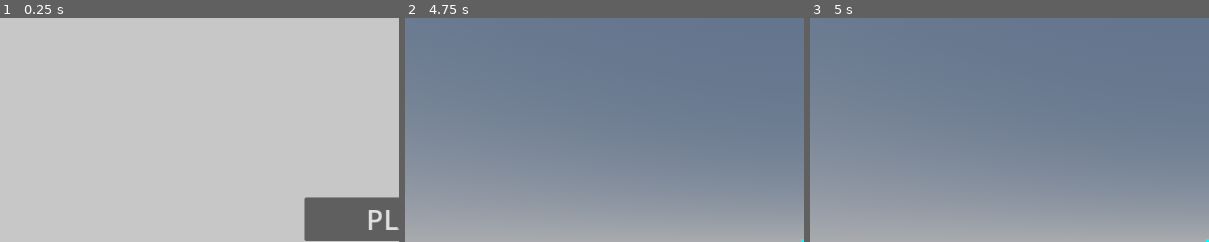
Above: before the commit, frames 1-3 (left to right).
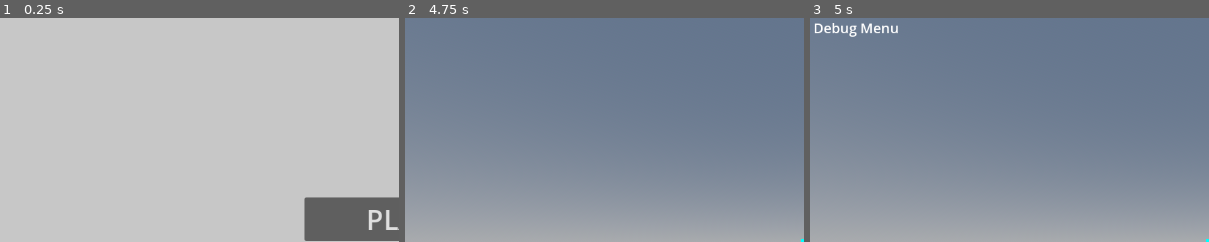
Above: after the commit, the same moments.

Repository: piperinnshall/cgra359-technology-demonstration
Game: Godot game, scene res://src/scenes/main.tscn
Same seed, same stepped clock (60 frames per second), same inputs: the game is played once before the commit and once after it.
Inputs (mouse positions are % of the whole screen's width and height, from its top left):
- Up to frame 1 (0.25 s): no input
- Up to frame 2 (4.75 s): click "PLAY" at 0.5 s; tap Enter at 1.25, 1.35, 2.75, 2.85, 4.25, 4.35 s; move the mouse to (55, 50) at 1.27 s; tap Space at 2, 3.5 s; move the mouse to (45, 50) at 2.02 s; tap F at 2.1, 3.6 s; move the mouse to (52, 48) at 2.77 s; move the mouse to (49, 52) at 3.52 s; move the mouse to (57, 51) at 4.27 s
- Up to frame 3 (5 s): tap ` (game_debug, bound only after the commit) at 4.9 s
The pictures show only the part of the screen within x 0-50%, y 0-50%; the shares and areas given below are measured in that part.

Frames 1-2 are identical in both runs. In frame 3, 0.5% of the frame differs, in the area x 1-23%, y 2-9%.

Commit message:
chore: Create debug menu

Diff:
--- a/project.godot
+++ b/project.godot
@@ -46,6 +46,11 @@
 "events": [Object(InputEventKey,"resource_local_to_scene":false,"resource_name":"","device":16,"window_id":0,"alt_press …(195 unchanged characters)…
 ]
 }
+game_debug={
+"deadzone": 0.2,
+"events": [Object(InputEventKey,"resource_local_to_scene":false,"resource_name":"","device":-1,"window_id":0,"alt_pressed":false,"shift_pressed":false,"ctrl_pressed":false,"meta_pressed":false,"pressed":false,"keycode":0,"physical_keycode":96,"key_label":0,"unicode":96,"location":0,"echo":false,"script":null)
+]
+}
 
 [physics]
 
--- a/src/autoload/input_manager.gd
+++ b/src/autoload/input_manager.gd
@@ -1,6 +1,7 @@
 extends Node
 
 signal pause_pressed
+signal debug_pressed
 
 func _ready() -> void:
     process_mode = Node.PROCESS_MODE_ALWAYS
@@ -8,3 +9,5 @@
 func _unhandled_input(event) -> void:
     if event.is_action_pressed("game_pause"):
         pause_pressed.emit()
+    if event.is_action_pressed("game_debug"):
+        debug_pressed.emit()
--- /dev/null
+++ b/src/debug/debug_menu.gd
@@ -0,0 +1,2 @@
+extends Control
+class_name DebugOverlay
--- /dev/null
+++ b/src/debug/debug_menu.tscn
@@ -0,0 +1,20 @@
+[gd_scene format=3 uid="uid://c2pfhtrg575um"]
+
+[ext_resource type="Script" uid="uid://dyxo7rf3kho4w" path="res://src/debug/debug_menu.gd" id="1_t2fp8"]
+
+[node name="DebugMenu" type="Control" unique_id=1518227386]
+layout_mode = 3
+anchors_preset = 15
+anchor_right = 1.0
+anchor_bottom = 1.0
+grow_horizontal = 2
+grow_vertical = 2
+script = ExtResource("1_t2fp8")
+
+[node name="Label" type="Label" parent="." unique_id=1488629827]
+layout_mode = 1
+offset_left = 5.0
+offset_right = 104.0
+offset_bottom = 23.0
+theme_override_font_sizes/font_size = 20
+text = "Debug Menu"
--- a/src/scenes/coordinators/ui_coordinator.tscn
+++ b/src/scenes/coordinators/ui_coordinator.tscn
@@ -1,12 +1,16 @@
 [gd_scene format=3 uid="uid://vftuuwmcpoyg"]
 
 [ext_resource type="Script" uid="uid://b6ci02ybtqssp" path="res://src/scripts/coordinators/ui_coordinator.gd" id="1_plcdi"]
+[ext_resource type="PackedScene" uid="uid://c2pfhtrg575um" path="res://src/debug/debug_menu.tscn" id="2_nys84"]
 [ext_resource type="PackedScene" uid="uid://k6roufgxwpqj" path="res://src/scenes/ui/main_menu.tscn" id="2_s2ev0"]
 [ext_resource type="PackedScene" uid="uid://bpvk0684y5hmb" path="res://src/scenes/ui/heads_up_display.tscn" id="2_w3ii6"]
 [ext_resource type="PackedScene" uid="uid://cnfkmepm6q0tt" path="res://src/scenes/ui/pause_menu.tscn" id="3_yjrxp"]
 
 [node name="UICoordinator" type="CanvasLayer" unique_id=684115348]
 script = ExtResource("1_plcdi")
+
+[node name="DebugMenu" parent="." unique_id=1518227386 instance=ExtResource("2_nys84")]
+visible = false
 
 [node name="HeadsUpDisplay" parent="." unique_id=2056813074 instance=ExtResource("2_w3ii6")]
 visible = false
--- a/src/scripts/coordinators/game_coordinator.gd
+++ b/src/scripts/coordinators/game_coordinator.gd
@@ -10,6 +10,7 @@
 func _ready() -> void:
     process_mode = Node.PROCESS_MODE_ALWAYS
     InputManager.pause_pressed.connect(_pause)
+    InputManager.debug_pressed.connect(_debug)
 
 func setup(scene_coordinator: SceneCoordinator, ui_coordinator: UICoordinator) -> void:
     _scene_coordinator = scene_coordinator
@@ -31,8 +32,11 @@
     if _ui_coordinator.state != UIState.HUD and _ui_coordinator.state != UIState.PAUSE_MENU:
         return
 
-    var paused = _ui_coordinator.state != UIState.PAUSE_MENU
-    var change = UIState.PAUSE_MENU if paused else UIState.HUD
-    Input.mouse_mode = Input.MOUSE_MODE_VISIBLE if paused else Input.MOUSE_MODE_CAPTURED
+    var paused = _ui_coordinator.state == UIState.PAUSE_MENU
+    var change = UIState.HUD if paused else UIState.PAUSE_MENU
+    Input.mouse_mode = Input.MOUSE_MODE_CAPTURED if paused else Input.MOUSE_MODE_VISIBLE
     get_tree().paused = paused
     _ui_coordinator.change(change)
+
+func _debug() -> void:
+    _ui_coordinator.debug()
--- a/src/scripts/coordinators/ui_coordinator.gd
+++ b/src/scripts/coordinators/ui_coordinator.gd
@@ -14,6 +14,7 @@
 @onready var _hud := $HeadsUpDisplay
 @onready var _main_menu := $MainMenu
 @onready var _pause_menu := $PauseMenu
+@onready var _debug_menu := $DebugMenu
 @onready var _ui := {
     State.MAIN_MENU: _main_menu,
     State.PAUSE_MENU: _pause_menu,
@@ -40,6 +41,9 @@
 
     state = new_state
 
+func debug() -> void:
+    _debug_menu.visible = !_debug_menu.visible
+
 func _on_play_pressed() -> void:
     _game_coordinator.play()
 
Not shown, added: src/debug/debug_menu.gd.uid
